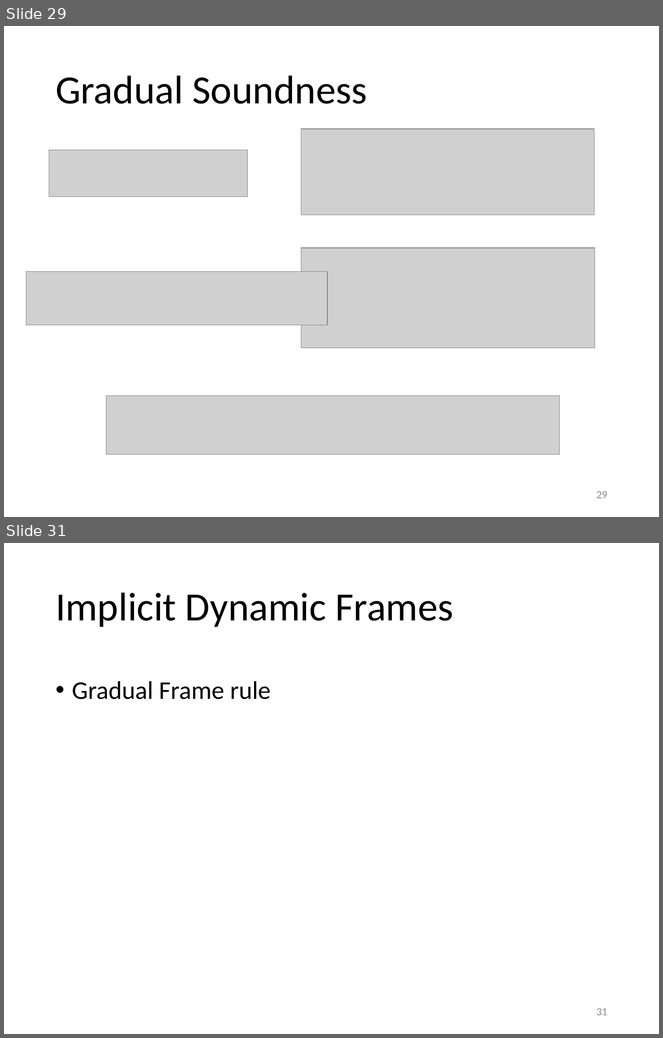
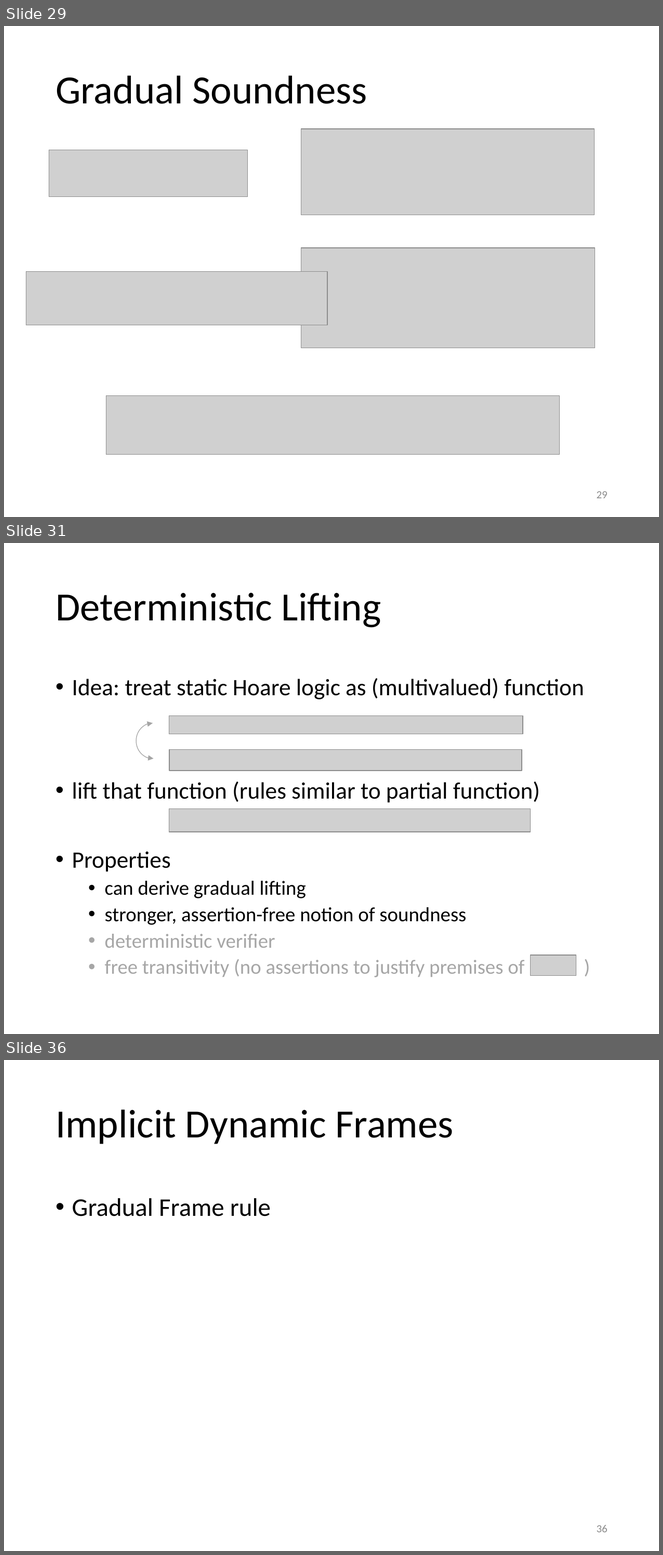
Before and after one commit to olydis/GradVerThesis, a slide deck: presentation/PLunch.pptm. Shown one above the other, each under a label of ours: slides 29 and 31 before the commit, slides 29, 31 and 36 after it; the slides between them are not shown. The pictures are 663x1038 and 663x1555 pixels, drawn with LibreOffice and Linux fonts; fonts in the diff are those of the drawing; grey boxes stand for pictures. Boxes give left, top, right and bottom in pixels: in the first picture for what was removed or moved away, otherwise in the second. Text is boxed around its words. In the diff, an @@ line names an element or a change of style, - is before the commit and + after.

```diff
--- a/presentation/PLunch.pptm
+++ b/presentation/PLunch.pptm
@@ slide 31 added at bbox=[4, 543, 659, 1034], background #FFFFFF @@
@@ title added at bbox=[55, 592, 382, 628], 44 pt, text #000000 @@
+Deterministic Lifting
@@ text added at bbox=[72, 678, 584, 978], 22.2 pt, text #000000 @@
+• Idea: treat static Hoare logic as (multivalued) function
+• lift that function (rules similar to partial function)
+• Properties
+  • can derive gradual lifting
+  • stronger, assertion-free notion of soundness
+  • deterministic verifier
+  • free transitivity (no assertions to justify premises of )
@@ arc (boxed as its full ellipse) added at bbox=[137, 723, 170, 759], outline #A5A5A5 0.75 pt @@
@@ picture added at bbox=[169, 716, 523, 734] @@
@@ picture added at bbox=[169, 749, 521, 770] @@
@@ picture added at bbox=[169, 809, 530, 832] @@
@@ picture added at bbox=[530, 955, 576, 976] @@
@@ what was slide 31 is now slide 36 @@
@@ page number at bbox=[597, 1525, 608, 1533]: text changed @@
-31
+36
```
Also in this commit, not shown: 4 other slides added.
